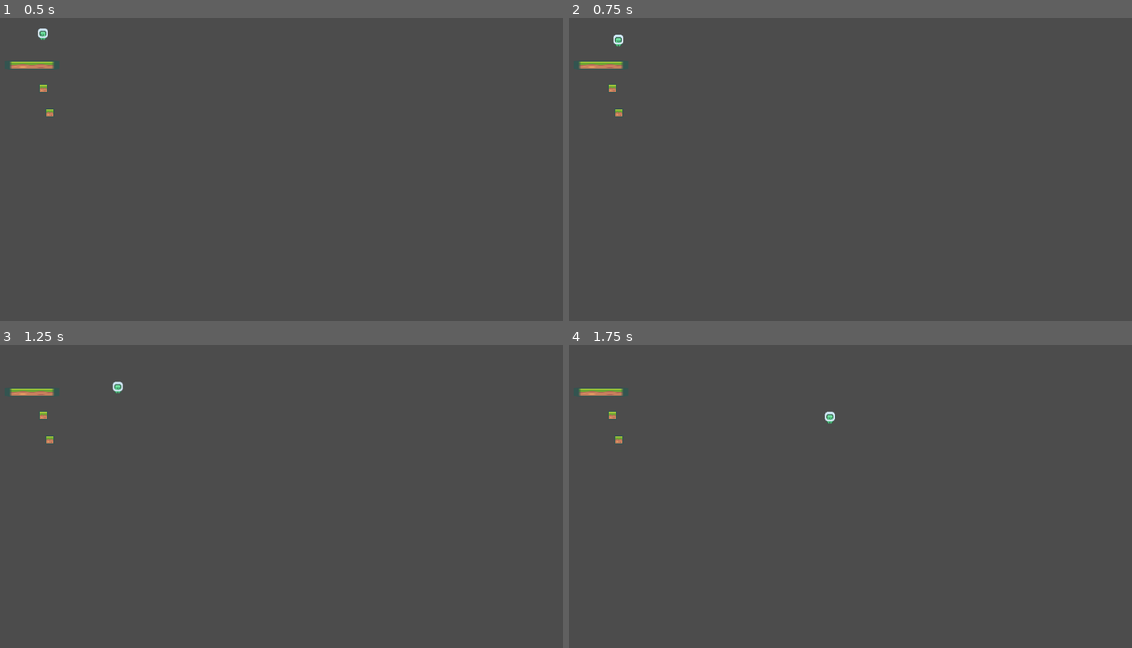
Above: before the commit, frames 1-4 (two rows, left to right).
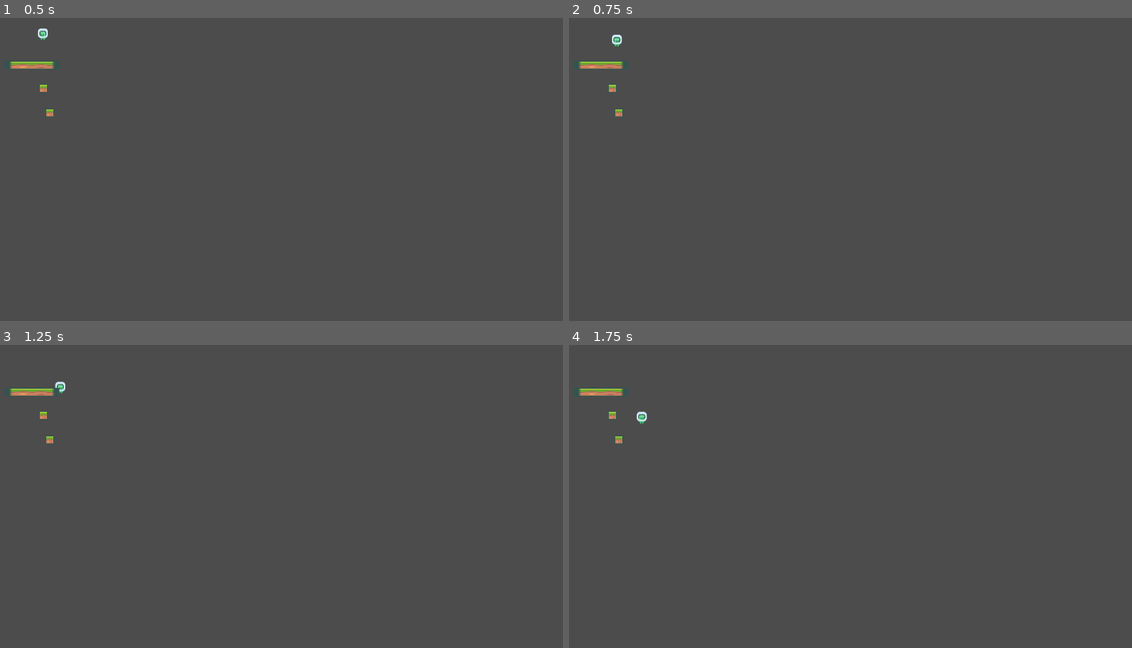
Above: after the commit, the same moments.

Repository: learnictnow/godot-examples
Game: Godot game, scene res://Levels/Level1.tscn
Same seed, same stepped clock (60 frames per second), same inputs: the game is played once before the commit and once after it.
Inputs:
- Up to frame 1 (0.5 s): no input
- Up to frame 2 (0.75 s): tap Enter (player_jump) at 0.5 s; hold Right (player_right) from 0.53 s (still down); hold Enter (player_jump) from 0.53 s (still down)
- Up to frame 3 (1.25 s): keep holding Right (player_right); keep holding Enter (player_jump)
- Up to frame 4 (1.75 s): keep holding Right (player_right); release Enter (player_jump) at 1.28 s; tap Enter (player_jump) at 1.35, 1.52 s

Frame 1 is identical in both runs. In frame 2, less than 0.1% of the frame differs, in the area x 7-10%, y 5-10%; in frame 3, 0.1%; in frame 4, 0.1%, in the area x 12-48%, y 22-26%.

Commit message:
Update Player.gd
Modified movement code

Diff:
--- a/My First Platformer/Scripts/Player.gd
+++ b/My First Platformer/Scripts/Player.gd
@@ -8,7 +8,11 @@
 # 3 Create a variable to store the player velocity
 # Set this to the type of a 2D vector e.g. x and y
 var velocity: Vector2 = Vector2()
-var speed: int = 10
+# 7 Create a variable to set the speed of the player
+# 20 Update the speed that the player moves
+var speed : int = 50
+# 14 Jump force
+var jump : int = 50
 
 # 4 Create a sprite variable and link it to the sprite node. When the node is
 # initialised.
@@ -24,25 +28,32 @@
 	# 6 Update the y axis velocity by the time elapsed
 	velocity.y += delta * GRAVITY
 
-	#velocity.x = 0
-	# movement inputs
+	# 8 Check is the left input is pressed
+	# note player_left is the action in the input map
 	if Input.is_action_pressed("player_left"):
-		velocity.x -= speed
+		# 9 Update the velocity by the speed of the player
+		# 18 set x velocity to -speed to have fixed speed
+		velocity.x = -speed
+	# 10 do the same for the moving right
 	elif Input.is_action_pressed("player_right"):
-		velocity.x += speed
+		# 19 set x velocity to speed to have fixed speed
+		velocity.x = speed
+	# 11 If left or right is not pressed set the x velocity to 0
 	else:
 		velocity.x = 0
 
+	# 12 Flip the sprite depending on the direction of movement
 	if velocity.x < 0:
 		sprite.flip_h = false
 	elif velocity.x > 0:
 		sprite.flip_h = true
 
+	# 15 Detect the jump button being pressed
+	# 17 Add the is_on_floor() check to the jump condition
+	if Input.is_action_pressed("player_jump") && is_on_floor():
+		# 16 Multiply by -1 to turn the velocity into a negative value
+		velocity.y = jump * -1
 
-	# 7 Create a variable for motion and update it each time the function is
-	# called
-	var motion = velocity * delta
-	# 8 Call the move_and_collide funcion which moves the object
-	# warning-ignore:return_value_discarded
 
+	# 13 Move the object, the second parameter sets the vertical axis
 	move_and_slide(velocity, Vector2.UP)
